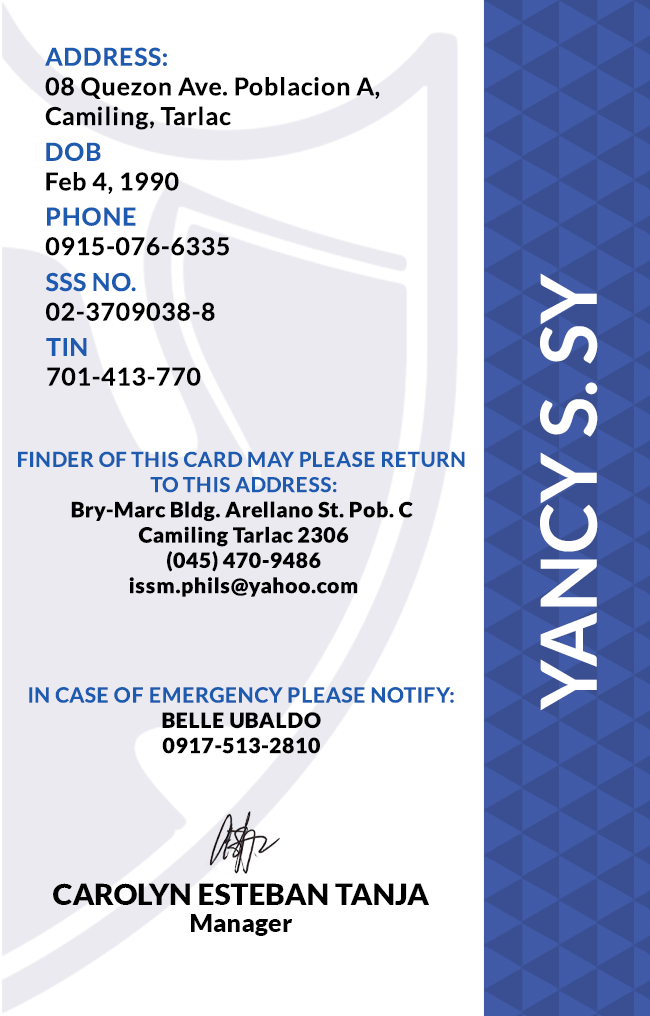
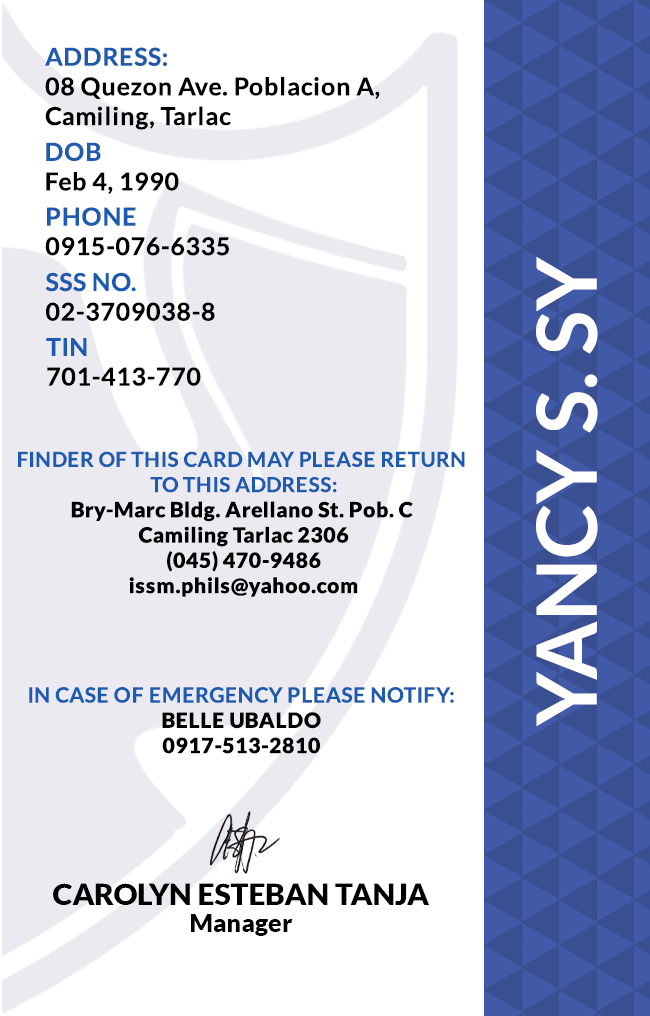
Two versions of the same layered image (650x1016). Layer-by-layer changes:
painted on "YANCY S. SY" over [536, 256, 598, 727]
